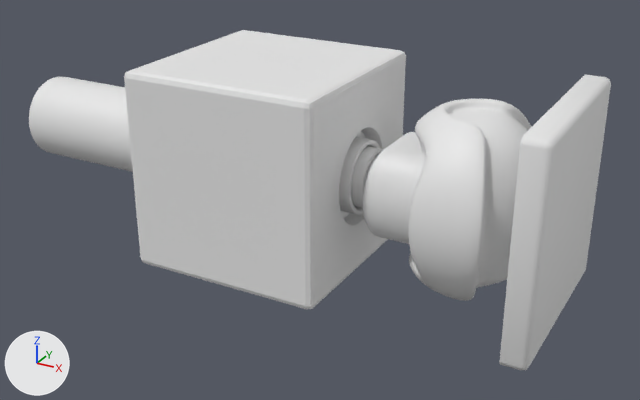
The FBX model Assets/Modelos/Trampas/Impulsador.fbx as it was, and as the next commit left it.
Rendered twice from a camera (50 mm lens) standing at (-6.78, -2.55, 2.1) and looking at (-8.75, 1.03, 0.31). The lights are fixed; the arrows at lower left show +X, +Y and +Z. Where no turn or scale is listed for an object, it has been applied to the vertices.

Objects in the first picture: '3x3 plano.001', '3x3 plano.002', 'Piston grande', 'piston mediano', 'piston pequeño'.
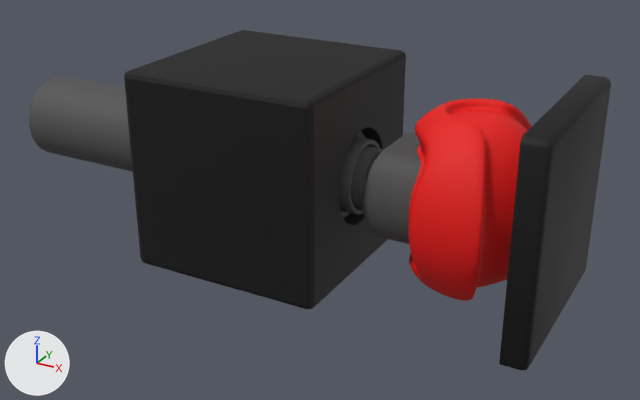
Where the change shows, as pixel boxes (x1, y1, x2, y2) in the pictures (640 x 400 px):
'3x3 plano.001', recoloured (grey to black)
    both: (124, 30, 406, 309)
'piston pequeño', recoloured (white to red)
    both: (351, 99, 531, 301)
'3x3 plano.002', recoloured (grey to black)
    both: (499, 74, 611, 370)
'Piston grande', recoloured (white to grey)
    both: (29, 76, 365, 218)
'piston mediano', recoloured (grey to black)
    both: (339, 137, 380, 215)
part 1 of me_cylinder_000, recoloured (white to grey)
    both: (351, 132, 421, 244)
part 2 of me_cylinder_000, recoloured (white to red)
    both: (409, 99, 531, 301)

The change in detail:
Material 'Material' (mat_material) changes colour from white #e7e7e7 to dark grey #505050; in linear values from (0.8, 0.8, 0.8) to (0.08, 0.08, 0.08).
Material 'Material.001' (mat_material_001) is new.
Its base color is (0.8, 0.00184, 0.0) (red #e70600).
Its roughness is 0.69.
Material 'negro' (mat_negro) is new.
Its base color is (0.0, 0.0, 0.0) (black #000000).
Its roughness is 0.69.
me_cube_002 has 40 vertices, 33 faces and spans x -0.059..0.059, y -0.5..0.5, z -0.5..0.5.
me_cube_002 no longer uses material mat_material (white #e7e7e7).
me_cube_002 now uses material mat_negro (black #000000).
me_cube_000 has 425 vertices, 407 faces and spans x -0.5..0.5, y -0.5..0.5, z -0.5..0.5.
me_cube_000 no longer uses material mat_material (white #e7e7e7).
me_cube_000 now uses material mat_negro (black #000000).
me_cylinder_000 has 4379 vertices, 4392 faces and spans x -0.94..1.79, y -0.43..0.43, z -0.42..0.42.
me_cylinder_000 is used by ob_piston_pequeño; location (-9.363, 0.998, 0.495).
me_cylinder_000 part 1: 1792 of the faces centred in x -0.94..1.22, y -0.27..0.27, z -0.21..0.21 switch from no material to mat_material (dark grey #505050).
me_cylinder_000 part 2: 2600 of the faces centred in x 1.15..1.79, y -0.43..0.43, z -0.42..0.42 switch from no material to mat_material_001 (red #e70600).
